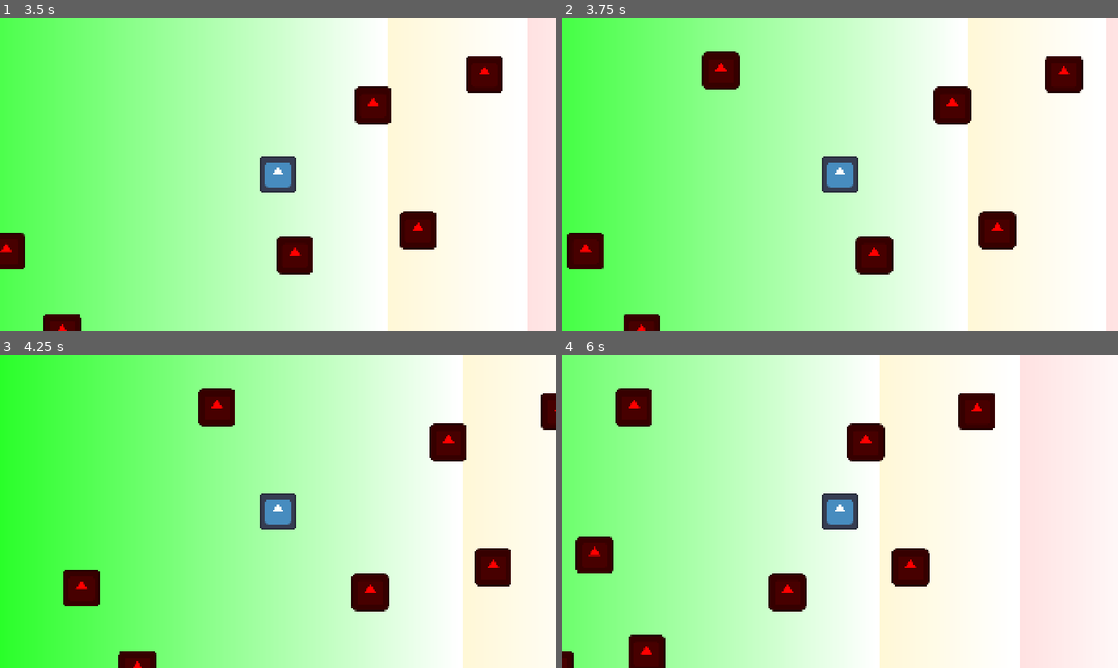
Above: before the commit, frames 1-4 (two rows, left to right).
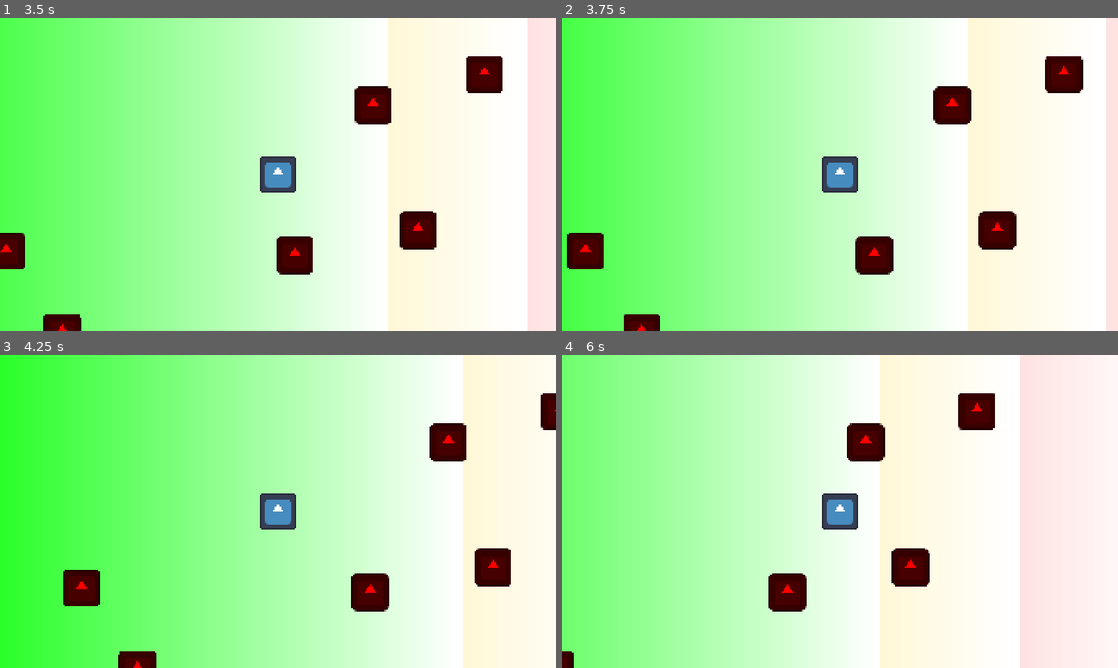
Above: after the commit, the same moments.

Repository: AlanikREDAWN/mushroom
Game: Godot game, scene res://scenes/home.tscn
Same seed, same stepped clock (60 frames per second), same inputs: the game is played once before the commit and once after it. The engine's default icon, where the game draws it, is replaced by a stand-in: a white triangle on a blue panel in a dark square.
Inputs (mouse positions are in pixels of both pictures, inside the frame that each line leads up to):
- Up to frame 1 (3.5 s): click "Start" at 0.5 s; click "Medium" at 1.25 s; tap Enter (ui_accept) at 2, 2.27, 2.3, 2.57, 2.85, 3.02, 3.32 s; move the mouse to (400, 158) at 2.02 s; hold D (right) from 2.03 s (still down); click (400, 158) at 2.1 s; move the mouse to (166, 190) at 2.77 s; click (166, 190) at 3.05 s
- Up to frame 2 (3.75 s): move the mouse to (895, 105) at 3.52 s; release D (right) at 3.53 s; hold A (left) from 3.53 s (still down); click (895, 105) at 3.6 s
- Up to frame 3 (4.25 s): keep holding A (left); tap Enter (ui_accept) at 3.8 s
- Up to frame 4 (6 s): move the mouse to (812, 574) at 4.27 s; release A (left) at 4.28 s; hold D (right) 4.28-5.78 s; click (812, 574) at 4.35 s; tap Enter (ui_accept) at 4.52, 4.82, 5.1, 5.27, 5.57 s; move the mouse to (1006, 558) at 5.02 s; move the mouse to (673, 464) at 5.77 s; hold A (left) from 5.78 s (still down); click (673, 464) at 5.85 s

Frame 1 is identical in both runs. In frame 2, 0.8% of the frame differs, in the area x 25-32%, y 10-23%; in frame 3, 0.8%; in frame 4, 2.3%, in the area x 2-19%, y 10-100%.

Commit message:
clamping boundaries

Diff:
--- a/project.godot
+++ b/project.godot
@@ -30,6 +30,10 @@
 [editor_plugins]
 
 enabled=PackedStringArray("res://addons/godot_super-wakatime/plugin.cfg")
+
+[global_group]
+
+Player=""
 
 [input]
 
--- a/scenes/main.tscn
+++ b/scenes/main.tscn
@@ -29,13 +29,29 @@
 [node name="main" type="Node2D" unique_id=1589269674]
 script = ExtResource("1_0wfyh")
 
-[node name="hard2" type="Node2D" parent="." unique_id=1646747170]
+[node name="hard" type="Node2D" parent="." unique_id=1814085347]
+
+[node name="hardBounds" type="Node2D" parent="hard" unique_id=845925245]
+
+[node name="hardRight" type="Node2D" parent="hard/hardBounds" unique_id=698633398]
+position = Vector2(1920, 0)
+
+[node name="hardLeft" type="Node2D" parent="hard/hardBounds" unique_id=1272225792]
+position = Vector2(-1920, 0)
+
+[node name="hardBottom" type="Node2D" parent="hard/hardBounds" unique_id=1237128728]
+position = Vector2(0, 1080)
+
+[node name="hardTop" type="Node2D" parent="hard/hardBounds" unique_id=429640951]
+position = Vector2(0, -1080)
+
+[node name="hard2" type="Node2D" parent="hard" unique_id=1646747170]
 position = Vector2(1820, 980)
 
-[node name="hard1" type="Node2D" parent="." unique_id=290099532]
+[node name="hard1" type="Node2D" parent="hard" unique_id=290099532]
 position = Vector2(-1820, -980)
 
-[node name="hard" type="TextureRect" parent="." unique_id=642199114]
+[node name="hardBackground" type="TextureRect" parent="hard" unique_id=642199114]
 anchors_preset = 8
 anchor_left = 0.5
 anchor_top = 0.5
@@ -49,13 +65,29 @@
 grow_vertical = 2
 texture = SubResource("GradientTexture2D_0wfyh")
 
-[node name="medium2" type="Node2D" parent="." unique_id=2052209189]
+[node name="medium" type="Node2D" parent="." unique_id=2119608894]
+
+[node name="mediumBounds" type="Node2D" parent="medium" unique_id=488890930]
+
+[node name="mediumRight" type="Node2D" parent="medium/mediumBounds" unique_id=1017612224]
+position = Vector2(1440, 0)
+
+[node name="mediumLeft" type="Node2D" parent="medium/mediumBounds" unique_id=1567113940]
+position = Vector2(-1440, 0)
+
+[node name="mediumBottom" type="Node2D" parent="medium/mediumBounds" unique_id=1967583260]
+position = Vector2(0, 810)
+
+[node name="mediumTop" type="Node2D" parent="medium/mediumBounds" unique_id=1918066324]
+position = Vector2(0, -810)
+
+[node name="medium2" type="Node2D" parent="medium" unique_id=2052209189]
 position = Vector2(1340, 710)
 
-[node name="medium1" type="Node2D" parent="." unique_id=827083836]
+[node name="medium1" type="Node2D" parent="medium" unique_id=827083836]
 position = Vector2(-1340, -710)
 
-[node name="medium" type="TextureRect" parent="." unique_id=395501159]
+[node name="mediumBackground" type="TextureRect" parent="medium" unique_id=395501159]
 anchors_preset = 8
 anchor_left = 0.5
 anchor_top = 0.5
@@ -69,13 +101,29 @@
 grow_vertical = 2
 texture = SubResource("GradientTexture2D_k6jfe")
 
-[node name="easy2" type="Node2D" parent="." unique_id=61594523]
+[node name="easy" type="Node2D" parent="." unique_id=453261747]
+
+[node name="easyBounds" type="Node2D" parent="easy" unique_id=1460088959]
+
+[node name="easyRight" type="Node2D" parent="easy/easyBounds" unique_id=219138133]
+position = Vector2(960, 0)
+
+[node name="easyLeft" type="Node2D" parent="easy/easyBounds" unique_id=2011402525]
+position = Vector2(-960, 0)
+
+[node name="easyBottom" type="Node2D" parent="easy/easyBounds" unique_id=1979006584]
+position = Vector2(0, 540)
+
+[node name="easyTop" type="Node2D" parent="easy/easyBounds" unique_id=1599433536]
+position = Vector2(0, -540)
+
+[node name="easy2" type="Node2D" parent="easy" unique_id=61594523]
 position = Vector2(860, 440)
 
-[node name="easy1" type="Node2D" parent="." unique_id=1845176212]
+[node name="easy1" type="Node2D" parent="easy" unique_id=1845176212]
 position = Vector2(-860, -440)
 
-[node name="easy" type="TextureRect" parent="." unique_id=90499161]
+[node name="easyBackground" type="TextureRect" parent="easy" unique_id=90499161]
 anchors_preset = 8
 anchor_left = 0.5
 anchor_top = 0.5
--- /dev/null
+++ b/scenes/mushroom.tscn
@@ -0,0 +1,40 @@
+[gd_scene format=3 uid="uid://8avbawjhc7qs"]
+
+[ext_resource type="Script" uid="uid://bycp2d6enacj1" path="res://scripts/mushroom.gd" id="1_0bdi0"]
+[ext_resource type="Texture2D" uid="uid://dnoipxyc8amfg" path="res://icon.svg" id="1_b0s10"]
+
+[sub_resource type="SpriteFrames" id="SpriteFrames_k6jfe"]
+animations = [{
+"frames": [{
+"duration": 1.0,
+"texture": ExtResource("1_b0s10")
+}],
+"loop": 1,
+"name": &"default",
+"speed": 5.0
+}]
+
+[sub_resource type="RectangleShape2D" id="RectangleShape2D_0bdi0"]
+size = Vector2(128, 128)
+
+[sub_resource type="CircleShape2D" id="CircleShape2D_hg8nl"]
+radius = 150.0
+
+[node name="mushroom" type="Node2D" unique_id=158685776]
+script = ExtResource("1_0bdi0")
+
+[node name="AnimatedSprite2D" type="AnimatedSprite2D" parent="." unique_id=559319672]
+modulate = Color(1, 0, 0, 1)
+sprite_frames = SubResource("SpriteFrames_k6jfe")
+
+[node name="collision" type="Area2D" parent="." unique_id=140917234 groups=["Player"]]
+
+[node name="CollisionShape2D" type="CollisionShape2D" parent="collision" unique_id=447267392]
+shape = SubResource("RectangleShape2D_0bdi0")
+
+[node name="Area2D" type="Area2D" parent="." unique_id=1406441482]
+
+[node name="CollisionShape2D" type="CollisionShape2D" parent="Area2D" unique_id=1833499945]
+shape = SubResource("CircleShape2D_hg8nl")
+
+[connection signal="body_entered" from="collision" to="." method="_on_collision_body_entered"]
--- a/scenes/mushroom_placeholder.tscn
+++ /dev/null
@@ -1,28 +0,0 @@
-[gd_scene format=3 uid="uid://8avbawjhc7qs"]
-
-[ext_resource type="Texture2D" uid="uid://dnoipxyc8amfg" path="res://icon.svg" id="1_5be6c"]
-
-[sub_resource type="SpriteFrames" id="SpriteFrames_k6jfe"]
-animations = [{
-"frames": [{
-"duration": 1.0,
-"texture": ExtResource("1_5be6c")
-}],
-"loop": 1,
-"name": &"default",
-"speed": 5.0
-}]
-
-[sub_resource type="CircleShape2D" id="CircleShape2D_hg8nl"]
-radius = 150.0
-
-[node name="mushroomPlaceholder" type="Node2D" unique_id=158685776]
-
-[node name="AnimatedSprite2D" type="AnimatedSprite2D" parent="." unique_id=559319672]
-modulate = Color(1, 0, 0, 1)
-sprite_frames = SubResource("SpriteFrames_k6jfe")
-
-[node name="Area2D" type="Area2D" parent="." unique_id=140917234]
-
-[node name="CollisionShape2D" type="CollisionShape2D" parent="Area2D" unique_id=447267392]
-shape = SubResource("CircleShape2D_hg8nl")
--- a/scenes/player.tscn
+++ b/scenes/player.tscn
@@ -17,7 +17,7 @@
 [sub_resource type="RectangleShape2D" id="RectangleShape2D_k6jfe"]
 size = Vector2(128, 128)
 
-[node name="Player" type="CharacterBody2D" unique_id=182767087]
+[node name="Player" type="CharacterBody2D" unique_id=182767087 groups=["Player"]]
 script = ExtResource("1_g2els")
 
 [node name="AnimatedSprite2D" type="AnimatedSprite2D" parent="." unique_id=2010335155]
--- a/scripts/Global.gd
+++ b/scripts/Global.gd
@@ -8,3 +8,14 @@
 	HARD
 }
 @onready var difficulty: difficultyLevels = difficultyLevels.EASY
+@onready var mushrooms_foraged = 0
+@onready var game_active = false
+signal mushroom_grabbed
+
+@onready var screen_size: Vector2
+@onready var top_left: Vector2
+@onready var bottom_right: Vector2
+@onready var center_point: Vector2 = Vector2.ZERO
+@onready var half_size: Vector2
+@onready var min_boundary: Vector2
+@onready var max_boundary: Vector2
--- a/scripts/difficulty.gd
+++ b/scripts/difficulty.gd
@@ -17,6 +17,10 @@
 	#Global.point_2 = Vector2(960, 540)
 	Global.point_1 = Vector2(-860, -440)
 	Global.point_2 = Vector2(860, 440)
+	Global.top_left = Vector2(-960, -540)
+
+	Global.bottom_right = Vector2(960, 540)
+	screen_things()
 	get_tree().change_scene_to_file("res://scenes/main.tscn")
 
 
@@ -26,6 +30,9 @@
 	#Global.point_2 = Vector2(1440, 810)
 	Global.point_1 = Vector2(-1340, -710)
 	Global.point_2 = Vector2(1340, 710)
+	Global.top_left = Vector2(-1440, -810)
+	Global.bottom_right = Vector2(1440, 810)
+	screen_things()
 	get_tree().change_scene_to_file("res://scenes/main.tscn")
 
 
@@ -35,4 +42,13 @@
 	#Global.point_2 = Vector2(1920, 1080)
 	Global.point_1 = Vector2(-1820, -980)
 	Global.point_2 = Vector2(1820, 980)
+	Global.top_left = Vector2(-1920, -1080)
+	Global.bottom_right = Vector2(1920, 1080)
+	screen_things()
 	get_tree().change_scene_to_file("res://scenes/main.tscn")
+
+func screen_things():
+	Global.screen_size = Global.bottom_right - Global.top_left
+	Global.half_size = Global.screen_size / 2.0
+	Global.min_boundary = Global.center_point - Global.half_size
+	Global.max_boundary = Global.center_point + Global.half_size
--- a/scripts/main.gd
+++ b/scripts/main.gd
@@ -3,7 +3,8 @@
 #@export var point_1: Vector2 = Vector2(50, 50)
 #@export var point_2: Vector2 = Vector2(1100, 600)
 
-@onready var mushroom_blueprint: Resource = preload("res://scenes/mushroom_placeholder.tscn")
+@onready var mushroom_blueprint: Resource = preload("res://scenes/mushroom.tscn")
+@onready var game_timer: Timer
 
 func get_random_point_inside(p1: Vector2, p2: Vector2) -> Vector2:
 	var x_value: float = randf_range(p1.x, p2.x)
@@ -65,6 +66,7 @@
 
 # Called when the node enters the scene tree for the first time.
 func _ready() -> void:
+	print(Global.screen_size)
 	randomize()
 
 	match Global.difficulty:
@@ -78,8 +80,14 @@
 			for i in range (15):
 				spawn_powerup()
 
+	Global.mushroom_grabbed.connect(_on_mushroom_grabbed)
 
-# Called every frame. 'delta' is the elapsed time since the previous frame.
-func _process(delta: float) -> void:
-	if Input.is_action_just_pressed("mouse"):
-		spawn_powerup()
+func _on_mushroom_grabbed():
+	Global.mushrooms_foraged += 1
+
+#func game_start():
+	#Global.game_active = true
+	#print("GAME STARTED")
+	#game_timer = Timer.new()
+	#game_timer.name = "GameTimer"
+	#add_child()
--- /dev/null
+++ b/scripts/mushroom.gd
@@ -0,0 +1,17 @@
+extends Node2D
+
+
+# Called when the node enters the scene tree for the first time.
+func _ready() -> void:
+	pass # Replace with function body.
+
+
+# Called every frame. 'delta' is the elapsed time since the previous frame.
+func _process(delta: float) -> void:
+	pass
+
+
+func _on_collision_body_entered(body: Node2D) -> void:
+	if body.is_in_group("Player"):
+		Global.mushroom_grabbed.emit()
+		queue_free()
--- a/scripts/player.gd
+++ b/scripts/player.gd
@@ -10,14 +10,19 @@
 	#if not is_on_floor():
 		#velocity += get_gravity() * delta
 
-	# Handle jump.
-	if Input.is_action_just_pressed("ui_accept") and is_on_floor():
-		velocity.y = JUMP_VELOCITY
+	## Handle jump.
+	#if Input.is_action_just_pressed("ui_accept") and is_on_floor():
+		#velocity.y = JUMP_VELOCITY
 
-	# Get the input direction and handle the movement/deceleration.
-	# As good practice, you should replace UI actions with custom gameplay actions.
 	var input_direction := Input.get_vector("left", "right", "up", "down")
 	velocity = input_direction * SPEED
+
+
+
+	#var horizontal_direction = Input.get_axis("left", "right")
+	#var vertical_direction = Input.get_axis("up", "down")
+	#var direction = Vector2(horizontal_direction, vertical_direction).normalized()
+	#velocity = direction * SPEED
 
 
 	#if direction:
@@ -26,3 +31,6 @@
 		#velocity = move_toward(velocity, 0, SPEED)
 
 	move_and_slide()
+	#position = position.clamp(Vector2.ZERO, Global.screen_size)
+	position.x = clamp(position.x, Global.min_boundary.x, Global.max_boundary.x)
+	position.y = clamp(position.y, Global.min_boundary.y, Global.max_boundary.y)
Not shown, added: scripts/mushroom.gd.uid
